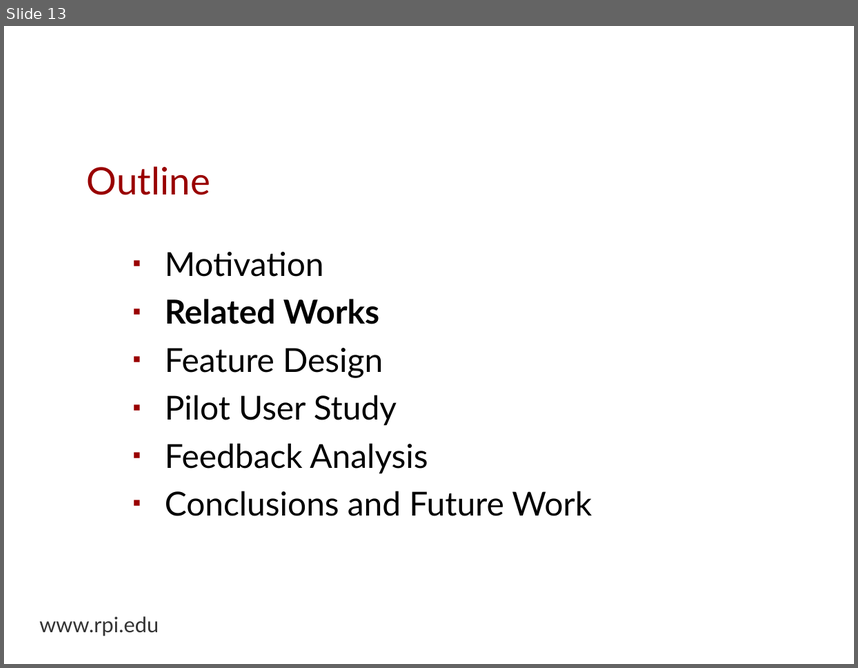
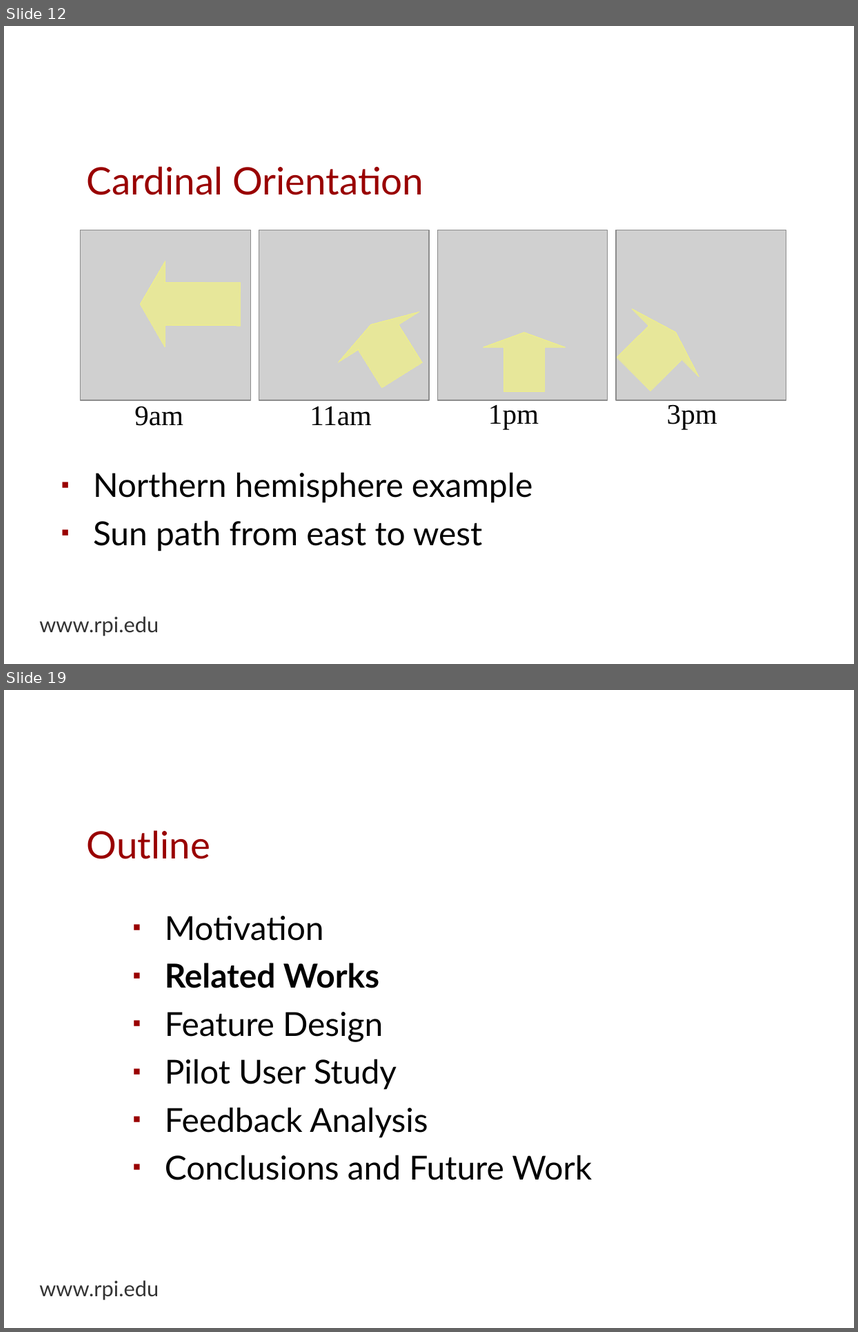
Before and after one commit to espinm2/master_presentation, a slide deck: max_espinoza.odp. Shown one above the other, each under a label of ours: slide 13 before the commit, slides 12 and 19 after it; the slides between them are not shown. The pictures are 858x668 and 858x1332 pixels, drawn with LibreOffice and Linux fonts; fonts in the diff are those of the drawing; grey boxes stand for pictures; background and template pictures are left out. Boxes give left, top, right and bottom in pixels: in the first picture for what was removed or moved away, otherwise in the second. Text is boxed around its words. In the diff, an @@ line names an element or a change of style, - is before the commit and + after.

```diff
--- a/max_espinoza.odp
+++ b/max_espinoza.odp
@@ slide 12 added at box(4, 26, 854, 664), background picture (left out); not listed: 1 template element that a slide beside it also shows @@
@@ title added at box(87, 166, 424, 195), 32 pt, text #990000 @@
+Cardinal Orientation
@@ picture added at box(81, 230, 250, 400) @@
@@ picture added at box(259, 230, 429, 400) @@
@@ picture added at box(437, 230, 608, 400) @@
@@ picture added at box(616, 230, 786, 400) @@
@@ up arrow added at box(139, 261, 240, 347), fill #FFFF66 at 50% opacity, outline #FFFF66 0 pt @@
@@ up arrow added at box(330, 299, 443, 401), fill #FFFF66 at 50% opacity, outline #FFFF66 0 pt @@
@@ up arrow added at box(601, 298, 710, 407), fill #FFFF66 at 50% opacity, outline #FFFF66 0 pt @@
@@ up arrow added at box(484, 332, 565, 392), fill #FFFF66 at 50% opacity, outline #FFFF66 0 pt @@
@@ text added at box(134, 406, 183, 426), 24 pt, text #000000 @@
+9am
@@ text added at box(310, 406, 372, 426), 24 pt, text #000000 @@
+11am
@@ text added at box(488, 405, 539, 429), 24 pt, text #000000 @@
+1pm
@@ text added at box(667, 404, 717, 429), 24 pt, text #000000 @@
+3pm
@@ text added at box(93, 472, 533, 551), 28 pt, text #000000 @@
+▪ Northern hemisphere example
+▪ Sun path from east to west
@@ what was slide 13 is now slide 19 @@
```
Also in this commit, not shown: 2 slides changed, 6 other slides added, 1 slide removed, 1 other file.
